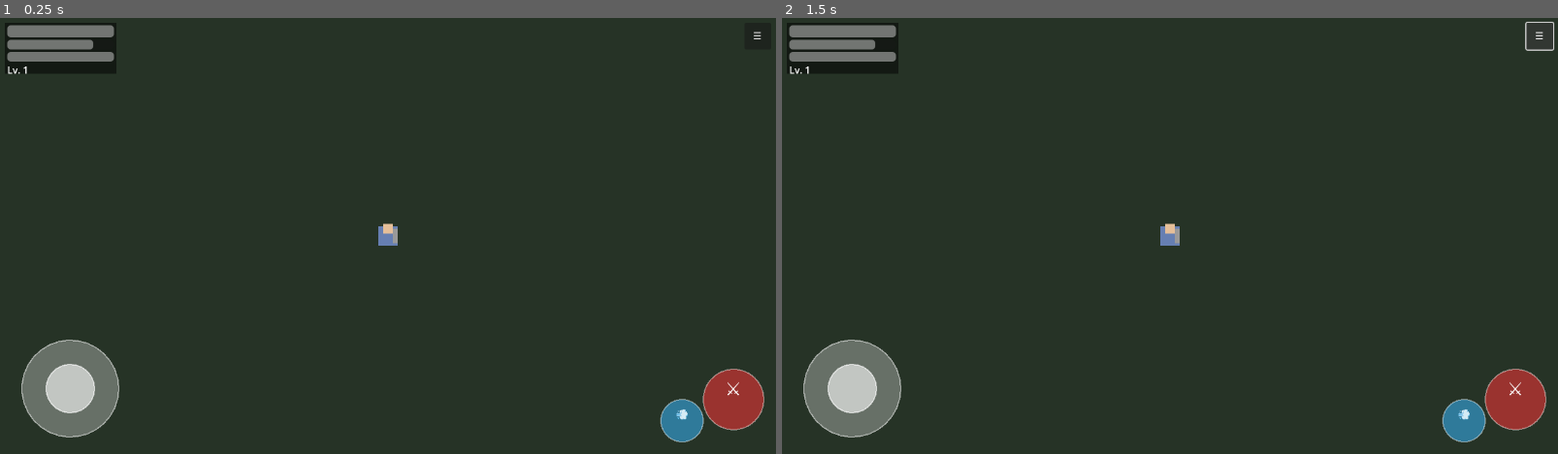
Above: before the commit, frames 1-2 (left to right).
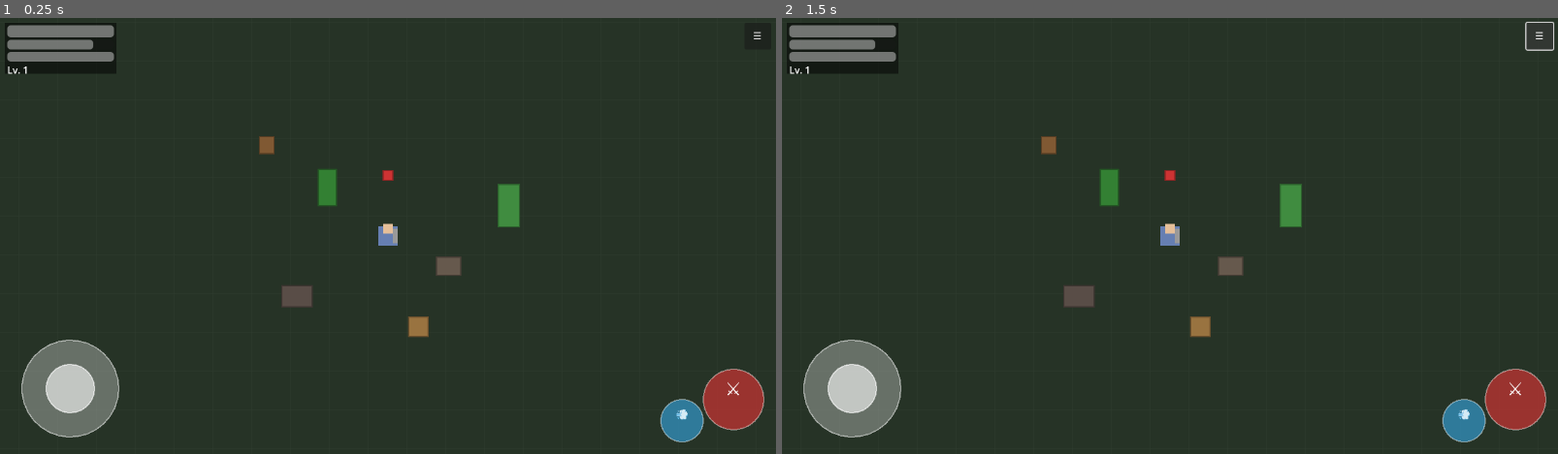
Above: after the commit, the same moments.

Repository: MatousHruska/MobileTestia
Game: Godot game, scene res://scenes/world/test_zone.tscn
Same seed, same stepped clock (60 frames per second), same inputs: the game is played once before the commit and once after it.
Inputs:
- Up to frame 1 (0.25 s): no input
- Up to frame 2 (1.5 s): click "☰" at 0.5 s; click "☰" at 1.25 s

The runs differ from the first frame. In frame 1, 1.1% of the frame differs, in the area x 33-67%, y 27-74%; in frame 2, 1.1%.
Error before the commit: Parse Error: Expression is of type "res://scripts/world/reference_object.gd" so it can't be of type "Sprite2D". (res://scripts/world/reference_object.gd:14)

Commit message:
Fix autoload and type errors
- Remove class_name from autoload scripts (conflicts with autoload naming)
- Simplify reference_object.gd to only extend Node2D
- Change reference objects from Sprite2D to Node2D in test_zone
- Fix ternary operators with explicit if/else for type safety

Diff:
--- a/autoloads/debug_manager.gd
+++ b/autoloads/debug_manager.gd
@@ -10,8 +10,6 @@
 ##   Debug.perf_start("loading")  # Start performance timer
 ##   Debug.perf_end("loading")    # End and print elapsed time
 ##   Debug.dump(player_stats)     # Pretty print dictionary/object
-
-class_name DebugManager
 
 ## Log levels
 enum LogLevel { TRACE = 0, DEBUG = 1, INFO = 2, WARN = 3, ERROR = 4, NONE = 5 }
--- a/autoloads/game_manager.gd
+++ b/autoloads/game_manager.gd
@@ -1,8 +1,6 @@
 extends Node
 ## GameManager - Central game state and coordination singleton
 ## Manages game flow, player reference, and global state
-
-class_name GameManager
 
 ## Signals
 signal game_paused
--- a/scenes/world/test_zone.tscn
+++ b/scenes/world/test_zone.tscn
@@ -19,43 +19,43 @@
 
 [node name="ReferenceObjects" type="Node2D" parent="."]
 
-[node name="Rock1" type="Sprite2D" parent="ReferenceObjects"]
+[node name="Rock1" type="Node2D" parent="ReferenceObjects"]
 position = Vector2(100, 50)
 script = ExtResource("4_ref")
 object_color = Color(0.4, 0.35, 0.3, 1)
 object_size = Vector2(40, 30)
 
-[node name="Rock2" type="Sprite2D" parent="ReferenceObjects"]
+[node name="Rock2" type="Node2D" parent="ReferenceObjects"]
 position = Vector2(-150, 100)
 script = ExtResource("4_ref")
 object_color = Color(0.35, 0.3, 0.28, 1)
 object_size = Vector2(50, 35)
 
-[node name="Tree1" type="Sprite2D" parent="ReferenceObjects"]
+[node name="Tree1" type="Node2D" parent="ReferenceObjects"]
 position = Vector2(-100, -80)
 script = ExtResource("4_ref")
 object_color = Color(0.2, 0.5, 0.2, 1)
 object_size = Vector2(30, 60)
 
-[node name="Tree2" type="Sprite2D" parent="ReferenceObjects"]
+[node name="Tree2" type="Node2D" parent="ReferenceObjects"]
 position = Vector2(200, -50)
 script = ExtResource("4_ref")
 object_color = Color(0.25, 0.55, 0.25, 1)
 object_size = Vector2(35, 70)
 
-[node name="Crate" type="Sprite2D" parent="ReferenceObjects"]
+[node name="Crate" type="Node2D" parent="ReferenceObjects"]
 position = Vector2(50, 150)
 script = ExtResource("4_ref")
 object_color = Color(0.6, 0.45, 0.25, 1)
 object_size = Vector2(32, 32)
 
-[node name="Barrel" type="Sprite2D" parent="ReferenceObjects"]
+[node name="Barrel" type="Node2D" parent="ReferenceObjects"]
 position = Vector2(-200, -150)
 script = ExtResource("4_ref")
 object_color = Color(0.5, 0.35, 0.2, 1)
 object_size = Vector2(24, 28)
 
-[node name="Marker" type="Sprite2D" parent="ReferenceObjects"]
+[node name="Marker" type="Node2D" parent="ReferenceObjects"]
 position = Vector2(0, -100)
 script = ExtResource("4_ref")
 object_color = Color(0.8, 0.2, 0.2, 1)
--- a/scripts/world/reference_object.gd
+++ b/scripts/world/reference_object.gd
@@ -1,6 +1,6 @@
 extends Node2D
 ## ReferenceObject - Simple placeholder object for testing movement
-## Can be attached to Sprite2D or Node2D
+## Always draws directly using _draw()
 
 @export var object_color: Color = Color(0.5, 0.5, 0.5, 1.0)
 @export var object_size: Vector2 = Vector2(32, 32)
@@ -10,24 +10,16 @@
 
 
 func _ready() -> void:
-	# If attached to a Sprite2D without texture, create one
-	if self is Sprite2D:
-		var sprite := self as Sprite2D
-		if sprite.texture == null:
-			sprite.texture = _create_placeholder_texture()
-
 	# Check if this is the grid node
 	if name == "Grid":
 		draw_grid = true
-
 	queue_redraw()
 
 
 func _draw() -> void:
 	if draw_grid:
 		_draw_grid()
-	elif not (self is Sprite2D):
-		# Draw directly if not a Sprite2D
+	else:
 		_draw_placeholder()
 
 
@@ -46,7 +38,11 @@
 	# Vertical lines
 	var x := -grid_extent
 	while x <= grid_extent:
-		var alpha := 0.3 if int(x) % int(grid_spacing * 2) == 0 else 0.15
+		var alpha: float
+		if int(x) % int(grid_spacing * 2) == 0:
+			alpha = 0.3
+		else:
+			alpha = 0.15
 		draw_line(
 			Vector2(x, -grid_extent),
 			Vector2(x, grid_extent),
@@ -58,7 +54,11 @@
 	# Horizontal lines
 	var y := -grid_extent
 	while y <= grid_extent:
-		var alpha := 0.3 if int(y) % int(grid_spacing * 2) == 0 else 0.15
+		var alpha: float
+		if int(y) % int(grid_spacing * 2) == 0:
+			alpha = 0.3
+		else:
+			alpha = 0.15
 		draw_line(
 			Vector2(-grid_extent, y),
 			Vector2(grid_extent, y),
@@ -70,21 +70,3 @@
 	# Draw origin marker
 	draw_line(Vector2(-16, 0), Vector2(16, 0), Color(1, 0.3, 0.3, 0.6), 2.0)
 	draw_line(Vector2(0, -16), Vector2(0, 16), Color(0.3, 1, 0.3, 0.6), 2.0)
-
-
-func _create_placeholder_texture() -> ImageTexture:
-	var image := Image.create(int(object_size.x), int(object_size.y), false, Image.FORMAT_RGBA8)
-
-	# Fill with main color
-	image.fill(object_color)
-
-	# Add simple border
-	var border_color := object_color.darkened(0.3)
-	for x in range(int(object_size.x)):
-		image.set_pixel(x, 0, border_color)
-		image.set_pixel(x, int(object_size.y) - 1, border_color)
-	for y in range(int(object_size.y)):
-		image.set_pixel(0, y, border_color)
-		image.set_pixel(int(object_size.x) - 1, y, border_color)
-
-	return ImageTexture.create_from_image(image)
